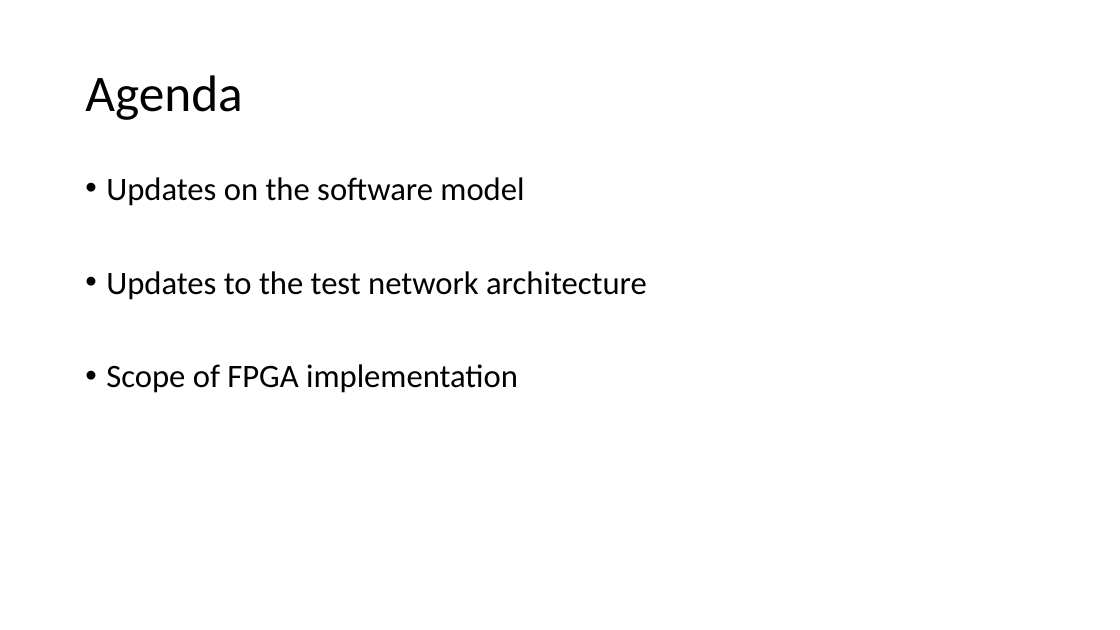
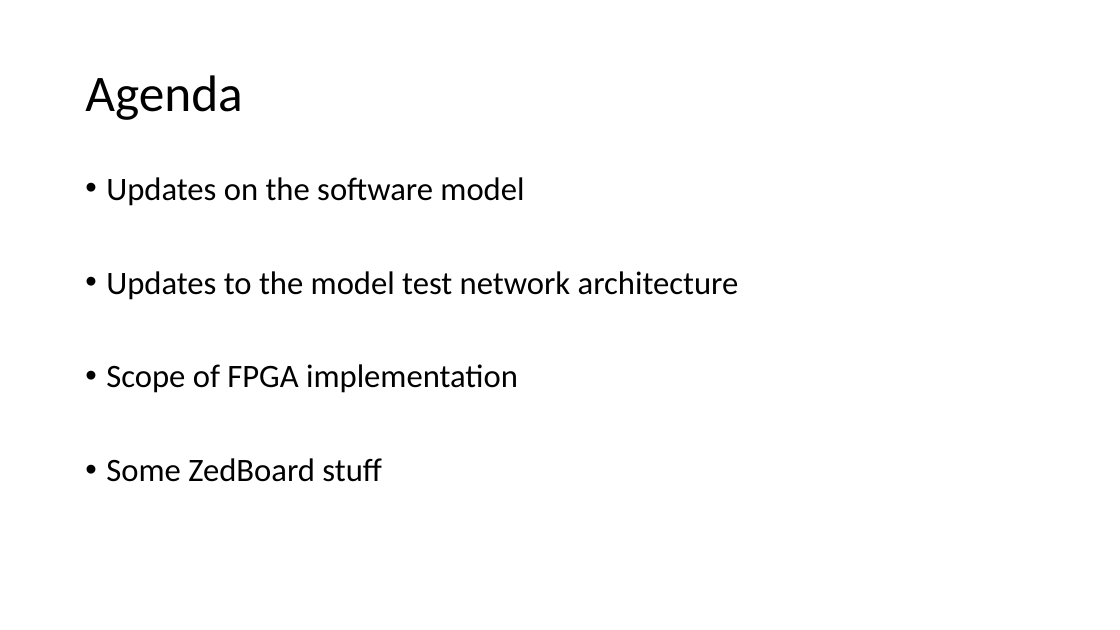
Before and after one commit to erikgroving/NeuralNetworkHardwareAccelerator, a slide deck: slide 2 of WeeklyPresentations/update5_04_01.pptx. Drawn at 1120x630 pixels with LibreOffice and Linux fonts; fonts in the diff are those of the drawing. Boxes give left, top, right and bottom in pixels: in the first picture for what was removed or moved away, otherwise in the second. Text is boxed around its words. In the diff, an @@ line names an element or a change of style, - is before the commit and + after.

```diff
--- a/WeeklyPresentations/update5_04_01.pptx
+++ b/WeeklyPresentations/update5_04_01.pptx
@@ text at (106,271,739,300): text changed @@
-• Updates to the test network architecture
+• Updates to the model test network architecture
@@ text at (106,458,382,482): paragraph added @@
+• Some ZedBoard stuff
```
Also in this commit, not shown: 4 other slides changed, 5 slides added.
